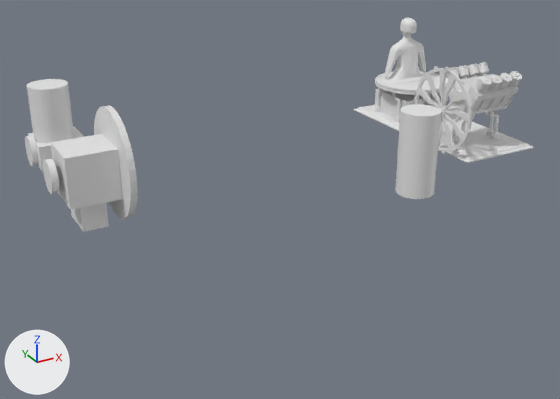
The Blender file 3_Blend_Files/Animation.blend: old version first, new version second.
Both versions are drawn from a camera (50 mm lens) standing at (-13.06, -13.81, 6.5) and looking at (-6.09, -1.15, 0.17). Lighting does not change. The marker at lower left points along +X, +Y and +Z. The picture after the commit comes second.

Names of what the first picture shows: 'CrankWheel_Big', 'Cube', 'Cube.001', 'Cube.002', 'Cube.003', 'Cylinder.001', 'Cylinder.002', 'Cylinder.003', 'Engine_Block', 'Humanoid', 'HumanoidPlatform', 'LifePumpBlockOut', 'Platform', 'Player' and 16 more.
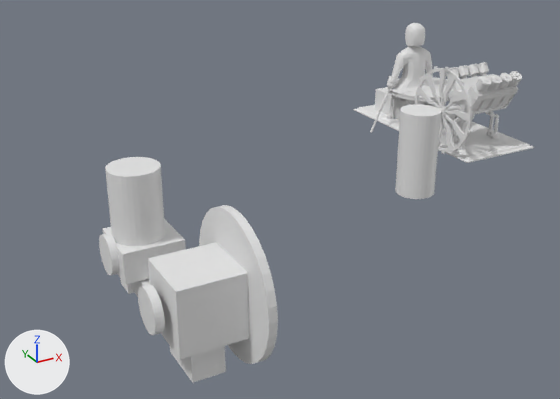
Commit message: created humanoid upper arm + ball joint+ hydro housing + piston arm

Boxes (x1, y1, x2, y2) around the edits, measured in the pictures (560 x 399 px):
'Cube', moved, rescaled (38% wider, 55% taller): before (50, 134, 123, 209); after (148, 242, 249, 359)
'Cylinder.001', moved, rescaled (78% wider, 39% taller): before (94, 105, 138, 219); after (199, 205, 278, 364)
'Humanoid_platform_blockout', added: after (105, 157, 165, 246)
'Humanoid', reshaped, moved, rescaled (10% wider, 9% taller): before (27, 79, 74, 143); after (387, 23, 439, 93)
'Cube.002', moved, rescaled: before (28, 127, 84, 171); after (102, 219, 186, 285)
'Cube.001', moved, rescaled: before (71, 202, 109, 232); after (120, 278, 226, 383)
'Cube.003', deleted: before (381, 18, 435, 84)
'Cylinder.002', moved, rescaled (65% wider, 42% taller): before (43, 159, 59, 194); after (138, 285, 165, 335)
'Cylinder.003', moved, rescaled (50% wider, 34% taller): before (25, 135, 38, 166); after (99, 233, 119, 275)
'HumanoidPlatform', moved: before (375, 71, 449, 95); after (389, 77, 450, 102)
'Cylinder.010', moved: before (374, 90, 386, 113); after (386, 97, 399, 120)
'Cylinder.007', moved: before (392, 92, 401, 123); after (405, 99, 411, 105)
'PistonArmHousing', added: after (379, 88, 390, 111)
'UpperArm', added: after (387, 76, 398, 85)
'PistonArm', added: after (370, 110, 381, 133)
'Icosphere', added: after (387, 82, 395, 89)
'Cylinder.008', moved (not visible before): after (455, 115, 462, 122)

The change, as a diff of the scene's bpy script:
```diff
--- a/3_Blend_Files/Animation.blend.py
+++ b/3_Blend_Files/Animation.blend.py
@@ me_cube_010 @@
+me_cube_010.from_pydata(...)  # 677 vertices, 669 faces; spans x -1.5..1.5, y -1.27..0.26, z -1.4..1.91
@@ ob_cube_003 @@
-ob_cube_003 = bpy.data.objects.new('Cube.003', me_cube_006)
@@ ob_cylinder_003 @@
 ob_cylinder_003 = bpy.data.objects.new('Cylinder.003', me_cylinder_004)
-ob_cylinder_003.parent = ob_humanoid
+ob_cylinder_003.parent = ob_humanoid_platform_blockout
 ob_cylinder_003.matrix_parent_inverse = Matrix(((2.429, 0.0, 0.0, 0.159), (0.0, 2.429, 0.0, 4.884), (0.0, 0.0, 1.111, -1.236), (0.0, 0.0, 0.0, 1.0)))
@@ ob_cylinder_002 @@
 ob_cylinder_002 = bpy.data.objects.new('Cylinder.002', me_cylinder_003)
-ob_cylinder_002.parent = ob_humanoid
+ob_cylinder_002.parent = ob_humanoid_platform_blockout
 ob_cylinder_002.matrix_parent_inverse = Matrix(((2.429, 0.0, 0.0, 0.159), (0.0, 2.429, 0.0, 4.884), (0.0, 0.0, 1.111, -1.236), (0.0, 0.0, 0.0, 1.0)))
@@ ob_cylinder_001 @@
 ob_cylinder_001 = bpy.data.objects.new('Cylinder.001', me_cylinder_002)
-ob_cylinder_001.parent = ob_humanoid
+ob_cylinder_001.parent = ob_humanoid_platform_blockout
 ob_cylinder_001.matrix_parent_inverse = Matrix(((2.429, 0.0, 0.0, 0.159), (0.0, 2.429, 0.0, 4.884), (0.0, 0.0, 1.111, -1.236), (0.0, 0.0, 0.0, 1.0)))
@@ ob_cube_002 @@
 ob_cube_002 = bpy.data.objects.new('Cube.002', me_cube_002)
-ob_cube_002.parent = ob_humanoid
+ob_cube_002.parent = ob_humanoid_platform_blockout
 ob_cube_002.matrix_parent_inverse = Matrix(((2.429, 0.0, 0.0, 0.159), (0.0, 2.429, 0.0, 4.884), (0.0, 0.0, 1.111, -1.236), (0.0, 0.0, 0.0, 1.0)))
@@ ob_cube_001 @@
 ob_cube_001 = bpy.data.objects.new('Cube.001', me_cube_001)
-ob_cube_001.parent = ob_humanoid
+ob_cube_001.parent = ob_humanoid_platform_blockout
 ob_cube_001.matrix_parent_inverse = Matrix(((2.429, 0.0, 0.0, 0.159), (0.0, 2.429, 0.0, 4.884), (0.0, 0.0, 1.111, -1.236), (0.0, 0.0, 0.0, 1.0)))
@@ ob_cube @@
 ob_cube = bpy.data.objects.new('Cube', me_cube)
-ob_cube.parent = ob_humanoid
+ob_cube.parent = ob_humanoid_platform_blockout
 ob_cube.matrix_parent_inverse = Matrix(((2.429, 0.0, 0.0, 0.159), (0.0, 2.429, 0.0, 4.884), (0.0, 0.0, 1.111, -1.236), (0.0, 0.0, 0.0, 1.0)))
@@ ob_humanoid @@
-ob_humanoid = bpy.data.objects.new('Humanoid', me_cylinder_005)
-ob_humanoid.location = (-9.73, 2.15, 1.11)
-ob_humanoid.scale = (0.412, 0.412, 0.9)
+ob_humanoid = bpy.data.objects.new('Humanoid', me_cube_010)
+ob_humanoid.location = (-0.38, 2.21, 1.7)
+ob_humanoid.scale = (0.5, 0.5, 0.5)
@@ ob_humanoidplatform @@
 ob_humanoidplatform = bpy.data.objects.new('HumanoidPlatform', me_cylinder_024)
-ob_humanoidplatform.location = (0.0, 2.47, 1.0)
+ob_humanoidplatform.location = (-0.09, 1.77, 1.0)
 ob_humanoidplatform.scale = (1.0, 1.0, 0.107)
@@ ob_humanoid_platform_blockout @@
+ob_humanoid_platform_blockout = bpy.data.objects.new('Humanoid_platform_blockout', me_cylinder_005)
+ob_humanoid_platform_blockout.location = (-9.73, -3.17, 1.11)
+ob_humanoid_platform_blockout.scale = (0.412, 0.412, 0.9)
@@ ob_pistonarm @@
+ob_pistonarm = bpy.data.objects.new('PistonArm', me_cylinder_029)  # 42 vertices, 21 faces; spans x -1.0..1.0, y -1.0..1.0, z -2.87..-0.08
+ob_pistonarm.location = (-1.33, 2.05, 0.51)
+ob_pistonarm.rotation_euler = (0.0, 0.434, 0.0)  # degrees (0, 25, 0)
+ob_pistonarm.scale = (0.029, 0.0264, 0.228)
@@ ob_pistonarmhousing @@
+ob_pistonarmhousing = bpy.data.objects.new('PistonArmHousing', me_cylinder_028)  # 100 vertices, 81 faces; spans x -1.58..1.58, y -1.58..1.58, z -2.61..-0.01
+ob_pistonarmhousing.location = (-1.09, 2.05, 1.04)
+ob_pistonarmhousing.rotation_euler = (0.0, 0.434, 0.0)  # degrees (0, 25, 0)
+ob_pistonarmhousing.scale = (0.0386, 0.0386, 0.239)
@@ ob_icosphere @@
+ob_icosphere = bpy.data.objects.new('Icosphere', me_icosphere)  # an icosphere of 320 faces spanning x -0.15..0.15, y -0.15..0.15, z -0.15..0.15
+ob_icosphere.location = (-1.04, 2.05, 1.13)
+ob_icosphere.scale = (0.752, 0.752, 0.752)
@@ ob_upperarm @@
+ob_upperarm = bpy.data.objects.new('UpperArm', me_cylinder_026)  # 40 vertices, 39 faces; spans x -1.0..1.0, y -1.0..1.0, z 0.17..1.0
+ob_upperarm.location = (-1.03, 2.05, 1.12)
+ob_upperarm.rotation_euler = (-0.0416, 0.389, 0.0469)  # degrees (-2.4, 22, 2.7)
+ob_upperarm.scale = (0.129, 0.129, 0.2)
```
